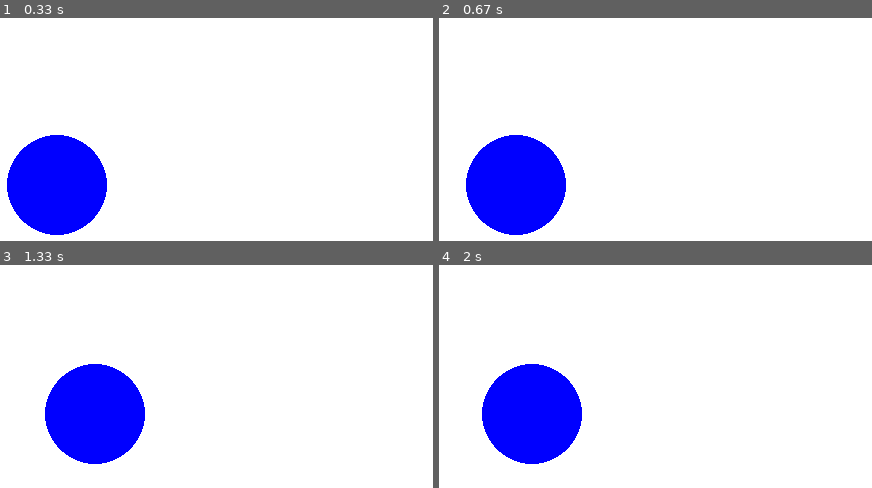
Above: before the commit, frames 1-4 (two rows, left to right).
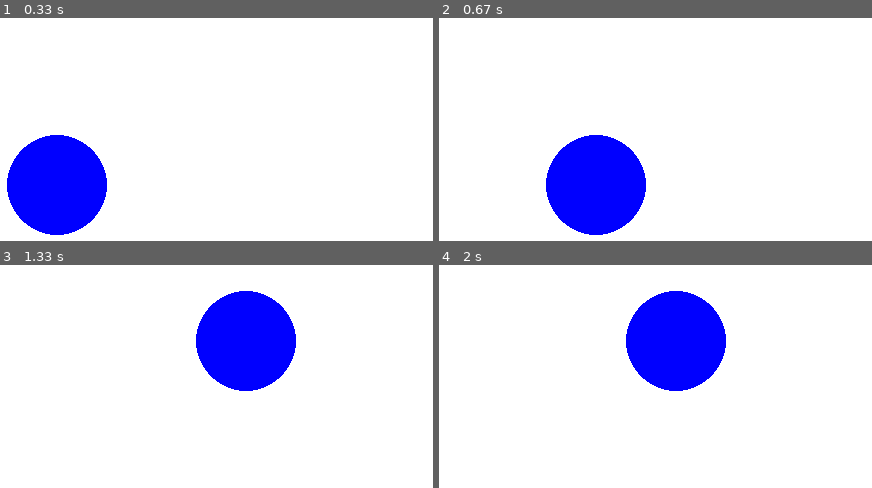
Above: after the commit, the same moments.

Repository: binaerverkehr/pygamece-tutorial
Game: pygame game, started from main.py
The game is run twice, just before and just after one commit, with the same random seed, the same clock (stepped at 60 frames per second) and the same inputs.
Inputs:
- Up to frame 1 (0.33 s): no input
- Up to frame 2 (0.67 s): hold D from 0.33 s (still down)
- Up to frame 3 (1.33 s): release D at 0.8 s; hold W 0.83-1.13 s; hold D from 1.17 s (still down)
- Up to frame 4 (2 s): release D at 1.63 s; hold A from 1.67 s (still down)

Frame 1 is identical in both runs. In frame 2, 15% of the frame differs, in the area x 6-48%, y 52-98%; in frame 3, 16%, in the area x 10-69%, y 11-90%; in frame 4, 16%.

Commit message:
Delta Time

Diff:
--- a/main.py
+++ b/main.py
@@ -1,5 +1,21 @@
 import pygame
 import time
+
+"""
+Delta Time = Zeitspanne für das Zeichnen eines Frames
+
+Problem: Kopplung von Bewegung <--> Frames (Iteration/ Frames = Geschwindigkeit)
+
+Lösung: Kopplung von Bewegung <--> Delta Time
+
+60 FPS (f) --> 1/60 -> 0,0167s
+30 FPS (f) --> 1/30 -> 0,0333s
+
+### speed = 300px/s
+
+60 FPS --> 0,0167s * 300 = 5,01px
+30 FPS --> 0,0333s * 300 = 9,99px
+"""
 
 pygame.init()
 
@@ -8,12 +24,15 @@
 y = window.get_height() / 2
 clock = pygame.time.Clock()
 
+speed = 300
+dt = 0
+
 start_time = time.perf_counter()
 frames = 0
 
 running = True
 while running:
-    clock.tick(60)
+    dt = clock.tick(60) / 1000.0
     frames += 1
 
 
@@ -21,15 +40,17 @@
         if event.type == pygame.QUIT:
             running = False
 
+    movement = dt * speed
+
     keys = pygame.key.get_pressed()
     if keys[pygame.K_w]:
-        y -= 1
+        y -= movement
     if keys[pygame.K_s]:
-        y += 1
+        y += movement
     if keys[pygame.K_a]:
-        x -= 1
+        x -= movement
     if keys[pygame.K_d]:
-        x += 1
+        x += movement
 
     window.fill("white")
 
Binary file added: delta-time-mindmap.png
